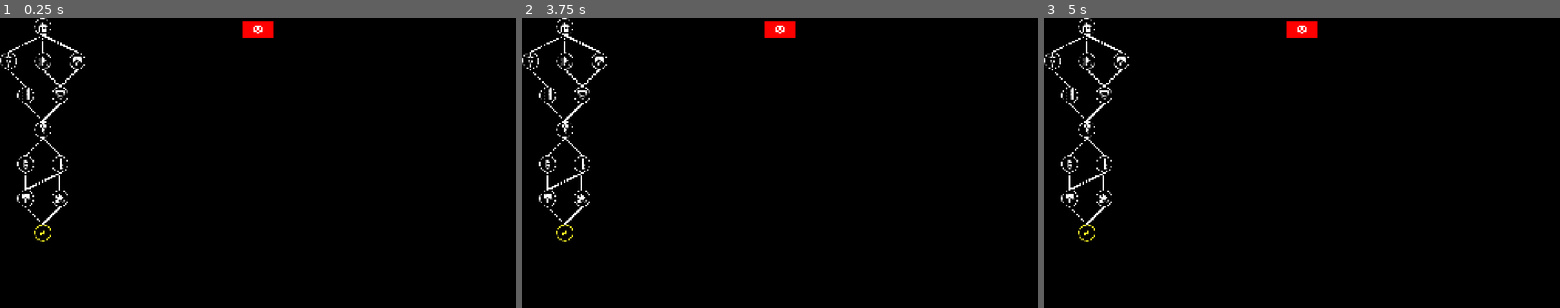
Above: before the commit, frames 1-3 (left to right).
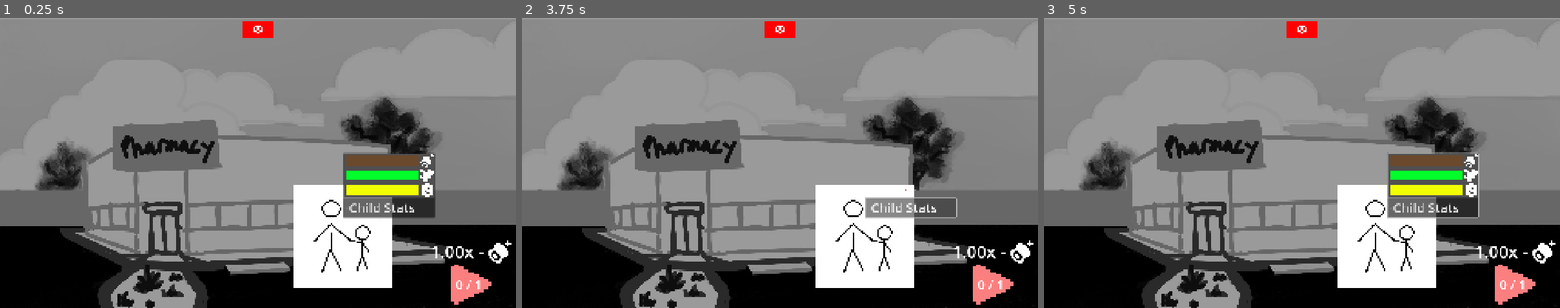
Above: after the commit, the same moments.

Repository: BatmenzDW/Watching-Us
Game: Godot game, scene res://Scenes/Game.tscn
The game is run twice, just before and just after one commit, with the same random seed, the same clock (stepped at 60 frames per second) and the same inputs. The project has no main scene, so this scene is started directly.
Inputs (mouse positions are in pixels of both pictures, inside the frame that each line leads up to):
- Up to frame 1 (0.25 s): no input
- Up to frame 2 (3.75 s): tap Enter at 0.5, 2, 3.5 s; move the mouse to (893, 148) at 0.52 s; press the mouse at (893, 148) at 0.53 s; tap Space at 1.25, 2.75 s; move the mouse to (676, 177) at 1.27 s; release the mouse at (676, 177) at 1.28 s; click (676, 177) at 1.35 s; move the mouse to (831, 99) at 2.02 s; press the mouse at (831, 99) at 2.03 s; move the mouse to (754, 221) at 2.77 s; release the mouse at (754, 221) at 2.78 s; click (754, 221) at 2.85 s; move the mouse to (934, 206) at 3.52 s; press the mouse at (934, 206) at 3.53 s
- Up to frame 3 (5 s): tap Space at 4.25 s; move the mouse to (1147, 119) at 4.27 s; release the mouse at (1147, 119) at 4.28 s; click (1147, 119) at 4.35 s

The runs differ from the first frame. In frame 1, 84% of the frame differs, in the area x 0-100%, y 0-100%; in frame 2, 84%; in frame 3, 84%.
Error after the commit: Parse Error: Could not find type "MapController" in the current scope. (res://Scenes/game_controller.gd:5)

Commit message:
Main Menu Scene, Art, Theme added
Added the Main Menu Scene.
Still needs a lot of work, but it is a strong base.
Added Art for the Player/Child I threw together.

Theme was added with the font and button hover hover effects.
I included the license with the font which has a separate license than the project itself.

Diff:
--- /dev/null
+++ b/Scenes/main_menu.tscn
@@ -0,0 +1,123 @@
+[gd_scene load_steps=3 format=3 uid="uid://b5b38i4ynten8"]
+
+[ext_resource type="Texture2D" uid="uid://c7rp8yn7ec6yl" path="res://Assets/art/player_child.png" id="1_28flt"]
+[ext_resource type="Theme" uid="uid://b0ljbivp3477y" path="res://Themes/main_theme.tres" id="2_48xlc"]
+
+[node name="Main Menu" type="Node2D"]
+
+[node name="CanvasLayer" type="CanvasLayer" parent="."]
+
+[node name="ColorRect" type="ColorRect" parent="CanvasLayer"]
+offset_right = 1920.0
+offset_bottom = 1080.0
+color = Color(0.8, 0.8, 0.8, 1)
+
+[node name="TextureRect" type="TextureRect" parent="CanvasLayer"]
+offset_left = 1030.0
+offset_top = 291.0
+offset_right = 1590.0
+offset_bottom = 1016.0
+texture = ExtResource("1_28flt")
+stretch_mode = 4
+
+[node name="CanvasLayer2" type="CanvasLayer" parent="."]
+
+[node name="HBoxContainer" type="HBoxContainer" parent="CanvasLayer2"]
+offset_right = 1920.0
+offset_bottom = 1080.0
+size_flags_horizontal = 3
+size_flags_vertical = 3
+
+[node name="Spacer-HBOX" type="Control" parent="CanvasLayer2/HBoxContainer"]
+layout_mode = 2
+size_flags_horizontal = 3
+size_flags_stretch_ratio = 0.75
+
+[node name="VBoxContainer" type="VBoxContainer" parent="CanvasLayer2/HBoxContainer"]
+layout_mode = 2
+size_flags_horizontal = 3
+size_flags_stretch_ratio = 4.0
+
+[node name="Spacer-Before Title" type="Control" parent="CanvasLayer2/HBoxContainer/VBoxContainer"]
+layout_mode = 2
+size_flags_vertical = 3
+
+[node name="Title-RichTextLabel" type="RichTextLabel" parent="CanvasLayer2/HBoxContainer/VBoxContainer"]
+layout_mode = 2
+size_flags_vertical = 3
+size_flags_stretch_ratio = 2.0
+theme = ExtResource("2_48xlc")
+theme_override_font_sizes/normal_font_size = 100
+text = "Watching Us"
+
+[node name="Spacer-After Title" type="Control" parent="CanvasLayer2/HBoxContainer/VBoxContainer"]
+layout_mode = 2
+size_flags_vertical = 3
+
+[node name="HBoxContainer" type="HBoxContainer" parent="CanvasLayer2/HBoxContainer/VBoxContainer"]
+layout_mode = 2
+size_flags_vertical = 3
+size_flags_stretch_ratio = 4.0
+
+[node name="VBoxContainer" type="VBoxContainer" parent="CanvasLayer2/HBoxContainer/VBoxContainer/HBoxContainer"]
+layout_mode = 2
+size_flags_horizontal = 3
+size_flags_vertical = 3
+size_flags_stretch_ratio = 4.0
+
+[node name="Play Button" type="Button" parent="CanvasLayer2/HBoxContainer/VBoxContainer/HBoxContainer/VBoxContainer"]
+layout_mode = 2
+size_flags_vertical = 3
+theme = ExtResource("2_48xlc")
+text = "Play"
+
+[node name="Spacer - Menu Buttons 1" type="Control" parent="CanvasLayer2/HBoxContainer/VBoxContainer/HBoxContainer/VBoxContainer"]
+layout_mode = 2
+size_flags_vertical = 3
+size_flags_stretch_ratio = 0.5
+
+[node name="Options Button" type="Button" parent="CanvasLayer2/HBoxContainer/VBoxContainer/HBoxContainer/VBoxContainer"]
+layout_mode = 2
+size_flags_vertical = 3
+theme = ExtResource("2_48xlc")
+text = "Options"
+
+[node name="Spacer - Menu Buttons 2" type="Control" parent="CanvasLayer2/HBoxContainer/VBoxContainer/HBoxContainer/VBoxContainer"]
+layout_mode = 2
+size_flags_vertical = 3
+size_flags_stretch_ratio = 0.5
+
+[node name="Credits Button" type="Button" parent="CanvasLayer2/HBoxContainer/VBoxContainer/HBoxContainer/VBoxContainer"]
+layout_mode = 2
+size_flags_vertical = 3
+theme = ExtResource("2_48xlc")
+text = "Credits"
+
+[node name="Spacer - Menu Buttons 3" type="Control" parent="CanvasLayer2/HBoxContainer/VBoxContainer/HBoxContainer/VBoxContainer"]
+layout_mode = 2
+size_flags_vertical = 3
+size_flags_stretch_ratio = 0.5
+
+[node name="Quit Button" type="Button" parent="CanvasLayer2/HBoxContainer/VBoxContainer/HBoxContainer/VBoxContainer"]
+layout_mode = 2
+size_flags_vertical = 3
+theme = ExtResource("2_48xlc")
+text = "Quit"
+
+[node name="Spacer - Menu Buttons 4" type="Control" parent="CanvasLayer2/HBoxContainer/VBoxContainer/HBoxContainer/VBoxContainer"]
+layout_mode = 2
+size_flags_vertical = 3
+
+[node name="Spacer - After Menu Buttons" type="Control" parent="CanvasLayer2/HBoxContainer/VBoxContainer/HBoxContainer"]
+layout_mode = 2
+size_flags_horizontal = 3
+size_flags_stretch_ratio = 3.0
+
+[node name="Spacer-After Menu" type="Control" parent="CanvasLayer2/HBoxContainer/VBoxContainer"]
+layout_mode = 2
+size_flags_vertical = 3
+
+[node name="Spacer-HBOX2" type="Control" parent="CanvasLayer2/HBoxContainer"]
+layout_mode = 2
+size_flags_horizontal = 3
+size_flags_stretch_ratio = 5.0
--- a/Scripts/Map_Controller/map_controller.gd
+++ b/Scripts/Map_Controller/map_controller.gd
@@ -1,6 +1,6 @@
 extends Node2D
 
-class_name MapController
+#class_name MapController
 
 signal location_traversal(selected_location: String)
 
@@ -8,7 +8,6 @@
 var map_controller_state: int = 1
 var hovered_cell = Vector2i(0,0)
 var hovered_initial = Vector2i(0,0)
-#var HOVERED_CELL_IMAGE = SingTravelMap.HOVERED_CELL_IMAGE
 
 #this will
 func _map_controller_gen_new_map():
@@ -29,7 +28,7 @@
 	map_controller_state = 0
 	self.visible = false
 
-func _node_traversal(current_cell, selected_location : String):
+func _node_traversal(current_cell: Vector2i, selected_location : String):
 	%CursorMap.clear()
 	%CurrentPosition.clear()
 	SingTravelMap.current_node_position = current_cell
--- /dev/null
+++ b/Themes/main_theme.tres
@@ -0,0 +1,42 @@
+[gd_resource type="Theme" load_steps=6 format=3 uid="uid://b0ljbivp3477y"]
+
+[ext_resource type="FontFile" uid="uid://c3tic58u1wh8g" path="res://Themes/Font/Eater/Eater-Regular.ttf" id="1_8cjo3"]
+
+[sub_resource type="StyleBoxFlat" id="StyleBoxFlat_ybks7"]
+bg_color = Color(0.46666667, 0.46666667, 0.46666667, 1)
+corner_radius_top_left = 16
+corner_radius_top_right = 16
+corner_radius_bottom_right = 16
+corner_radius_bottom_left = 16
+
+[sub_resource type="StyleBoxFlat" id="StyleBoxFlat_o2ta1"]
+bg_color = Color(0.46666667, 0.46666667, 0.46666667, 1)
+corner_radius_top_left = 16
+corner_radius_top_right = 16
+corner_radius_bottom_right = 16
+corner_radius_bottom_left = 16
+
+[sub_resource type="StyleBoxFlat" id="StyleBoxFlat_jg5j1"]
+bg_color = Color(0.6666667, 0.6666667, 0.6666667, 1)
+corner_radius_top_left = 16
+corner_radius_top_right = 16
+corner_radius_bottom_right = 16
+corner_radius_bottom_left = 16
+
+[sub_resource type="StyleBoxFlat" id="StyleBoxFlat_2f3ak"]
+
+[resource]
+Button/colors/font_color = Color(0, 0, 0, 1)
+Button/colors/font_hover_color = Color(0, 0, 0, 1)
+Button/font_sizes/font_size = 32
+Button/fonts/font = ExtResource("1_8cjo3")
+Button/styles/focus = SubResource("StyleBoxFlat_ybks7")
+Button/styles/hover = SubResource("StyleBoxFlat_o2ta1")
+Button/styles/normal = SubResource("StyleBoxFlat_jg5j1")
+Button/styles/pressed = SubResource("StyleBoxFlat_2f3ak")
+RichTextLabel/colors/default_color = Color(0, 0, 0, 1)
+RichTextLabel/fonts/bold_font = ExtResource("1_8cjo3")
+RichTextLabel/fonts/bold_italics_font = ExtResource("1_8cjo3")
+RichTextLabel/fonts/italics_font = ExtResource("1_8cjo3")
+RichTextLabel/fonts/mono_font = ExtResource("1_8cjo3")
+RichTextLabel/fonts/normal_font = ExtResource("1_8cjo3")
Binary file added: Assets/art/player_child.png
Not shown, added: Assets/art/player_child.png.import
Binary file added: Themes/Font/Eater/Eater-Regular.ttf
Not shown, added: Themes/Font/Eater/Eater-Regular.ttf.import
Not shown, added: Themes/Font/Eater/OFL.txt
